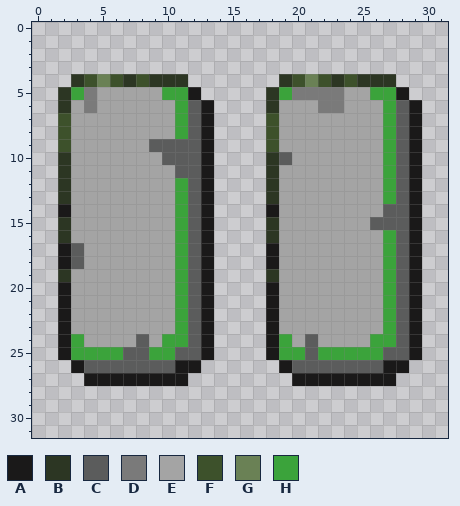
Two versions of one pixel-art sprite, Assets/Sprites/UI/ButtonPause.png. This is how it looked before the edit.
The file is 32x32 pixels.
Palette (. is transparent): A #1a1919  B #2c3623  C #5b5c5c  D #7a7a7a  E #a4a4a4  F #3d512b  G #6a8155  H #3ba33b
After the commit:
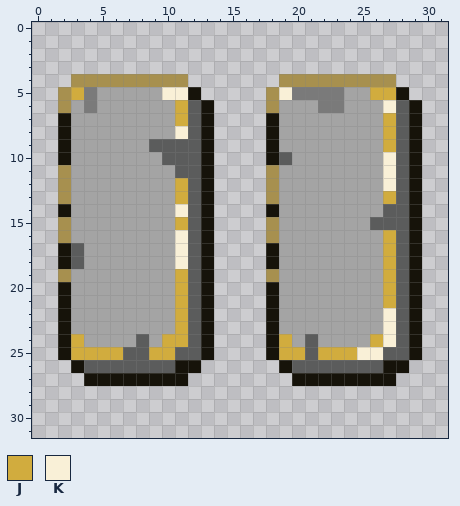
Colours new in this view: J #d1ac3e  K #f9f0d7
From old to new:
@@ palette @@
-A #1a1919
+A #16130a
-B #2c3623
+B #a7904f
@@ x 0..31 @@
  3 ................................
- 4 ...BFGFBFBBB.......BFGFBFBBB....
- 5 ..BHDEEEEEHHA.....BHDDDDEEHHA...
- 6 ..BEDEEEEEEHCA....BEEEDDEEEHCA..
- 7 ..FEEEEEEEEHCA....FEEEEEEEEHCA..
- 8 ..FEEEEEEEEHCA....FEEEEEEEEHCA..
- 9 ..FEEEEEECCCCA....FEEEEEEEEHCA..
-10 ..BEEEEEEECCCA....BCEEEEEEEHCA..
-11 ..BEEEEEEEECCA....BEEEEEEEEHCA..
-12 ..BEEEEEEEEHCA....BEEEEEEEEHCA..
-13 ..BEEEEEEEEHCA....BEEEEEEEEHCA..
-14 ..AEEEEEEEEHCA....AEEEEEEEECCA..
-15 ..BEEEEEEEEHCA....BEEEEEEECCCA..
-16 ..BEEEEEEEEHCA....BEEEEEEEEHCA..
-17 ..ACEEEEEEEHCA....AEEEEEEEEHCA..
-18 ..ACEEEEEEEHCA....AEEEEEEEEHCA..
-19 ..BEEEEEEEEHCA....BEEEEEEEEHCA..
-20 ..AEEEEEEEEHCA....AEEEEEEEEHCA..
-21 ..AEEEEEEEEHCA....AEEEEEEEEHCA..
-22 ..AEEEEEEEEHCA....AEEEEEEEEHCA..
-23 ..AEEEEEEEEHCA....AEEEEEEEEHCA..
-24 ..AHEEEECEHHCA....AHECEEEEHHCA..
-25 ..AHHHHCCHHCCA....AHHCHHHHHCCA..
+ 4 ...BBBBBBBBB.......BBBBBBBBB....
+ 5 ..BJDEEEEEKKA.....BKDDDDEEJJA...
+ 6 ..BEDEEEEEEJCA....BEEEDDEEEKCA..
+ 7 ..AEEEEEEEEJCA....AEEEEEEEEJCA..
+ 8 ..AEEEEEEEEKCA....AEEEEEEEEJCA..
+ 9 ..AEEEEEECCCCA....AEEEEEEEEJCA..
+10 ..AEEEEEEECCCA....ACEEEEEEEKCA..
+11 ..BEEEEEEEECCA....BEEEEEEEEKCA..
+12 ..BEEEEEEEEJCA....BEEEEEEEEKCA..
+13 ..BEEEEEEEEJCA....BEEEEEEEEJCA..
+14 ..AEEEEEEEEKCA....AEEEEEEEECCA..
+15 ..BEEEEEEEEJCA....BEEEEEEECCCA..
+16 ..BEEEEEEEEKCA....BEEEEEEEEJCA..
+17 ..ACEEEEEEEKCA....AEEEEEEEEJCA..
+18 ..ACEEEEEEEKCA....AEEEEEEEEJCA..
+19 ..BEEEEEEEEJCA....BEEEEEEEEJCA..
+20 ..AEEEEEEEEJCA....AEEEEEEEEJCA..
+21 ..AEEEEEEEEJCA....AEEEEEEEEJCA..
+22 ..AEEEEEEEEJCA....AEEEEEEEEKCA..
+23 ..AEEEEEEEEJCA....AEEEEEEEEKCA..
+24 ..AJEEEECEJJCA....AJECEEEEJKCA..
+25 ..AJJJJCCJJCCA....AJJCJJJKKCCA..
 26 ...ACCCCCCCAA......ACCCCCCCAA...
Boxes around the changes in both pictures, in picture pixels (x1, y1, x2, y2):
changed: (58, 74, 214, 386)
changed: (266, 74, 422, 386)
